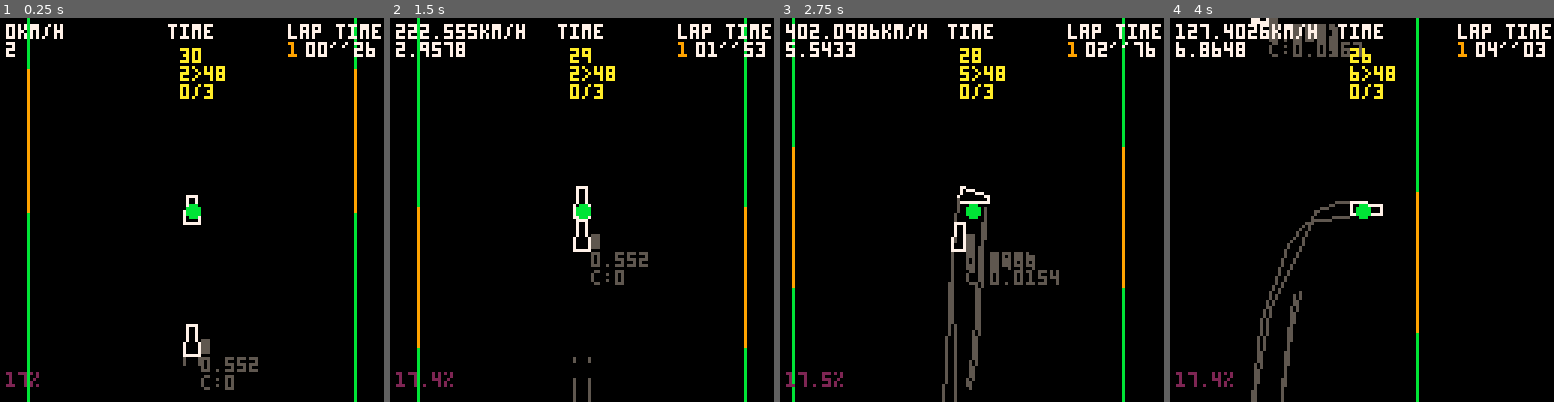
Above: before the commit, frames 1-4 (left to right).
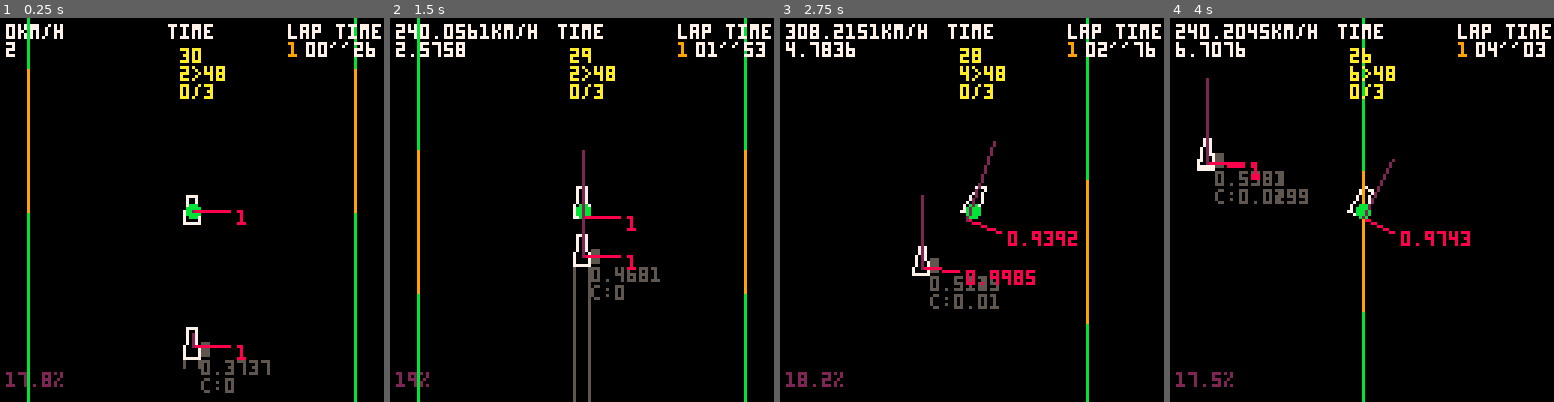
Above: after the commit, the same moments.

Repository: freds72/virtua-on
Game: PICO-8 cartridge carts/physics.p8
The game is run twice, just before and just after one commit, with the same random seed, the same clock (stepped at 60 frames per second) and the same inputs.
Inputs:
- Up to frame 1 (0.25 s): no input
- Up to frame 2 (1.5 s): tap X (X key) at 0.33, 1.07 s; tap O (Z key) at 0.7 s
- Up to frame 3 (2.75 s): hold Right 1.6-2.1 s; tap O (Z key) at 1.7, 2.1, 2.5 s; tap X (X key) at 1.85 s; hold Up 2.15-2.42 s; hold Right from 2.47 s (still down)
- Up to frame 4 (4 s): tap O (Z key) at 2.9, 3.3, 3.7 s; tap X (X key) at 2.97 s; release Right at 3.03 s; hold Left 3.08-3.58 s; hold Down 3.63-3.97 s

The runs differ from the first frame. In frame 1, 1.1% of the frame differs, in the area x 7-71%, y 50-98%; in frame 2, 3.0%; in frame 3, 6.7%, in the area x 1-90%, y 0-100%; in frame 4, 6.0%.

Commit message:
improved car handling (wip)

Diff:
--- a/carts/physics.p8
+++ b/carts/physics.p8
@@ -714,7 +714,7 @@
 local debug_vectors={}
 function draw_vector(f,p,c,v)
 	local x0,y0=cam:project(p)
-	local x1,y1=cam:project(v_add(p,f))
+	local x1,y1=cam:project(v_add(p,f,v or 8))
 	line(x0,y0,x1,y1,c)
 	if v then
 		print(v,x1+3,y1,c)
@@ -998,7 +998,7 @@
 		v_scale(p,0.2)
 	end
 
-	local full_slide,rear_slide=false,false
+	local front_slide,rear_slide=false,false
 	local skidmark_emitters={
 		skidmarks:make_emitter(),
 		skidmarks:make_emitter(),
@@ -1043,8 +1043,8 @@
 			angularv+=torque*0.5/30
 
 			-- apply some damping
-			angularv*=0.86
-			v_scale(velocity,lerp(0.97,0.8,min(sliding_t,30)/30))
+			angularv*=0.8
+			v_scale(velocity,0.97)
 			-- some friction
 			-- v_add(velocity,velocity,-0.02*v_dot(velocity,velocity))
 		end,
@@ -1087,11 +1087,11 @@
 			forces,torque={0,0,0},0
 
 			-- skidmarks
-			if full_slide==true then
-				for i,a in pairs(v) do
-					skidmark_emitters[i](self:apply(a))
-				end
-			elseif rear_slide==true then
+			if front_slide==true then
+				skidmark_emitters[1](self:apply(v[1]))
+				skidmark_emitters[2](self:apply(v[2]))
+			end
+			if rear_slide==true then
 				skidmark_emitters[3](self:apply(v[3]))
 				skidmark_emitters[4](self:apply(v[4]))
 			end
@@ -1099,38 +1099,38 @@
 		get_speed=function(self)
 			return 300*3.6*(v_dot(velocity,velocity)^0.5)
 		end,
-		steer=function(self,steering_dt,rpm,brake)
-			is_braking=brake==true
-			steering_angle+=mid(steering_dt,-0.2,0.2)
+		steer=function(self,steering_dt,rpm,braking)
+			steering_angle+=steering_dt
+			steering_angle=mid(steering_angle,-0.2,0.2)
 
 			-- longitudinal slip ratio
 			local right=m_right(self.m)
 			local sr=v_dot(right,velocity)
 			-- slipping?
-			full_slide=abs(sr)>0.12
+			front_slide=abs(sr)>0.12
 
 			-- max "grip"
-			sr=mid(sr,-0.10,0.10)
-			sr=1-abs(sr)/0.40
-			steering_angle*=sr
+			local sa=1-abs(mid(sr,-0.12,0.12))/0.48
+
+			add(debug_vectors,{f=right,p=self.pos,c=8,scale=sa})
+			add(debug_vectors,{f=velocity,p=self.pos,c=2})
+
+			velocity=v_add(velocity,right,-mid(sr,-0.003,0.003))
 
 			local fwd=m_fwd(self.m)
 			local effective_rps=30*v_dot(fwd,velocity)/0.2638
 			local rps=30*rpm*2
-			--[[
-			-- ???
 			if rps>10 then
-				rpm*=lerp(0.9,1,effective_rps/rps)
-			end
-			]]
-
-			if is_braking then
+				-- scale forward force according to grip ratio
+				rpm*=lerp(0.63,1,effective_rps/rps)
+			end
+
+			if braking then
+				-- todo: take into account sr
 				v_scale(velocity,0.9)
-				--fwd=v_add(fwd,fwd,-0.9*v_dot(fwd,fwd))
-			end
-			v_scale(fwd,rpm*sr)
-
-			self:apply_force_and_torque(fwd,-steering_angle*lerp(0,1,rpm/max_rpm))
+			end
+			v_scale(fwd,rpm)
+			self:apply_force_and_torque(fwd,-0.5*sa*steering_angle*min(1,rpm/max_rpm))
 
 			-- rear wheels sliding?
 			rear_slide=not full_slide and rps>10 and effective_rps/rps<0.6
--- a/carts/vracing_main.p8
+++ b/carts/vracing_main.p8
@@ -558,19 +558,23 @@
 			if(rear_slide==true) do_skidmarks(self,rear_emitters)
 		end,
 		get_speed=function(self)
-			return 250*3.6*(v_dot(velocity,velocity)^0.5)
+			return 250*3.6*v_len(velocity)
 		end,
 		steer=function(self,steering_dt,rpm,braking)
 			steering_angle+=steering_dt
 			steering_angle=mid(steering_angle,-0.2,0.2)
 
 			-- longitudinal slip ratio
-			local sr=v_dot(m_right(self.m),velocity)
+			local right=m_right(self.m)
+			local sr=v_dot(right,velocity)
 			-- slipping?
-			front_slide=abs(sr)>0.12
+			front_slide=abs(sr)>0.10
 
 			-- max "grip"
-			sr=1-abs(mid(sr,-0.10,0.10))/0.40
+			local sa=1-abs(mid(sr,-0.10,0.10))/0.30
+			sr=mid(sr,-0.003,0.003)
+			-- kill lateral velocity (less rally)
+			velocity=v_add(velocity,right,-sr)
 
 			local fwd=m_fwd(self.m)
 			local effective_rps=30*v_dot(fwd,velocity)/0.2638
@@ -584,8 +588,8 @@
 				-- todo: take into account sr
 				v_scale(velocity,0.9)
 			end
-			v_scale(fwd,rpm)
-			self:apply_force_and_torque(fwd,-0.72*sr*steering_angle*min(1,rpm/max_rpm))
+			v_scale(fwd,rpm*(1-abs(sr)/0.05))
+			self:apply_force_and_torque(fwd,-0.5*sa*steering_angle*min(1,rpm/max_rpm))
 
 			-- rear wheels sliding?
 			rear_slide=not full_slide and rps>10 and effective_rps/rps<0.6
